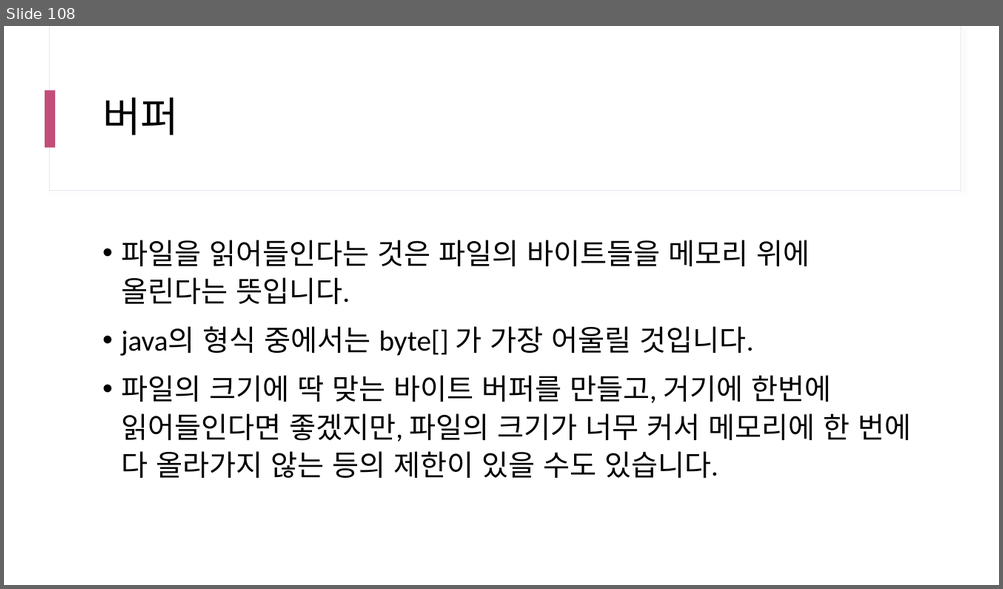
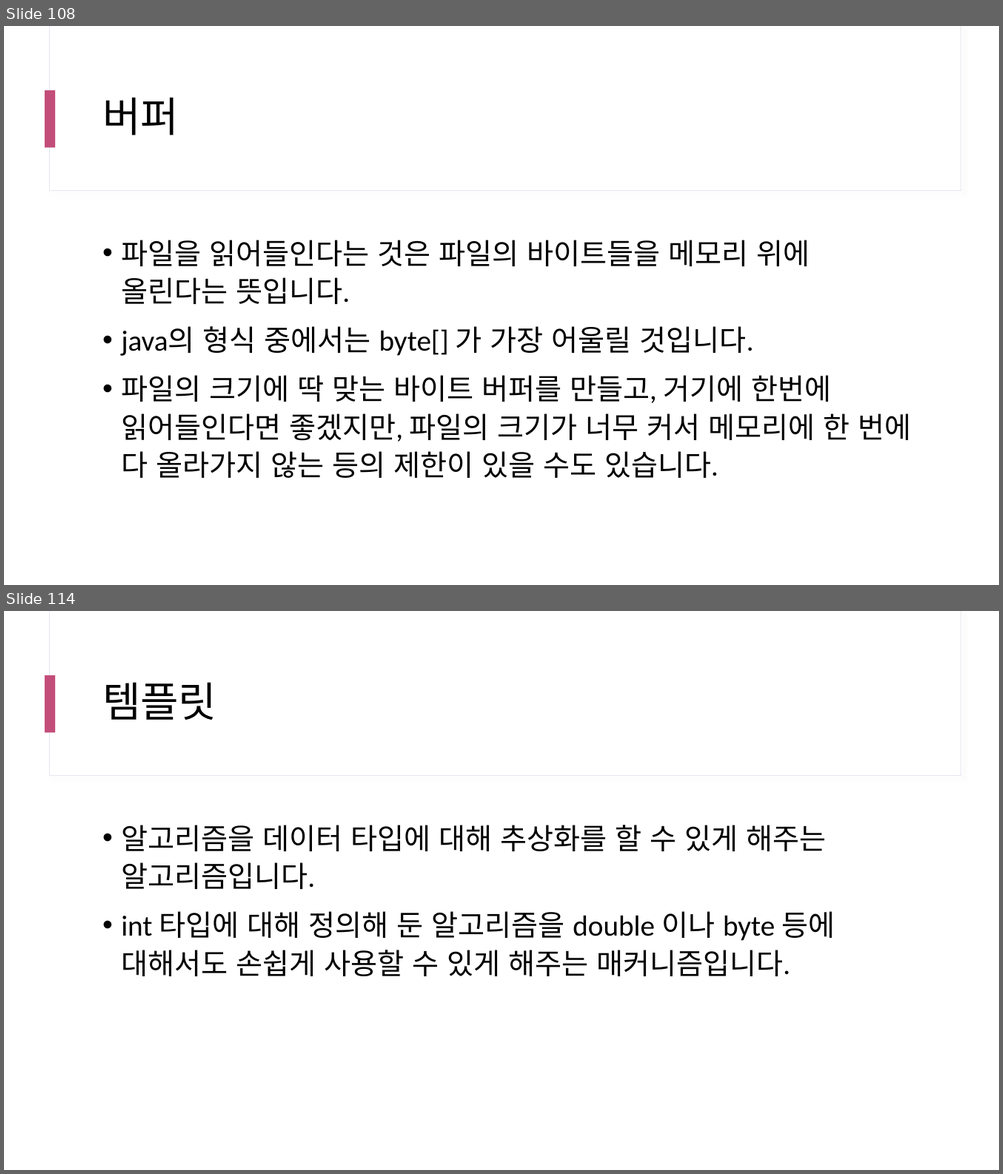
Before and after one commit to yhs0602/SPLIT_lecture_examples, a slide deck: docs/SPLIT 17차 Java.pptx. Shown one above the other, each under a label of ours: slide 108 before the commit, slides 108 and 114 after it; the slides between them are not shown. The pictures are 1003x589 and 1003x1174 pixels, drawn with LibreOffice and Linux fonts; fonts in the diff are those of the drawing. Boxes give left, top, right and bottom in pixels: in the first picture for what was removed or moved away, otherwise in the second. Text is boxed around its words. In the diff, an @@ line names an element or a change of style, - is before the commit and + after.

```diff
--- a/docs/SPLIT 17차 Java.pptx
+++ b/docs/SPLIT 17차 Java.pptx
@@ slide 114 added at box(4, 611, 999, 1170), background #FFFFFF; not listed: 3 template elements that a slide beside it also shows @@
@@ title added at box(102, 682, 216, 720), 40 pt, text #000000 @@
+템플릿
@@ text added at box(121, 825, 834, 977), 28 pt, text #000000 @@
+• 알고리즘을 데이터 타입에 대해 추상화를 할 수 있게 해주는 알고리즘입니다.
+• int 타입에 대해 정의해 둔 알고리즘을 double 이나 byte 등에 대해서도 손쉽게 사용할 수 있게 해주는 매커니즘입니다.
```
Also in this commit, not shown: 5 other slides added, 5 other files.
